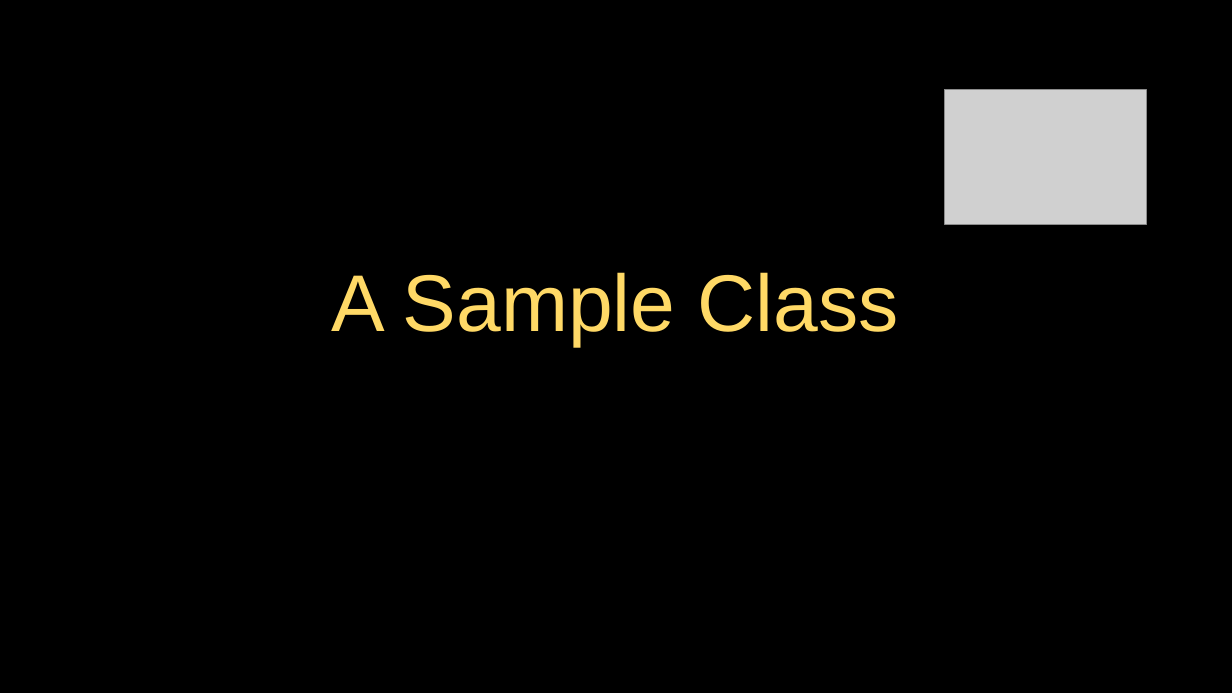
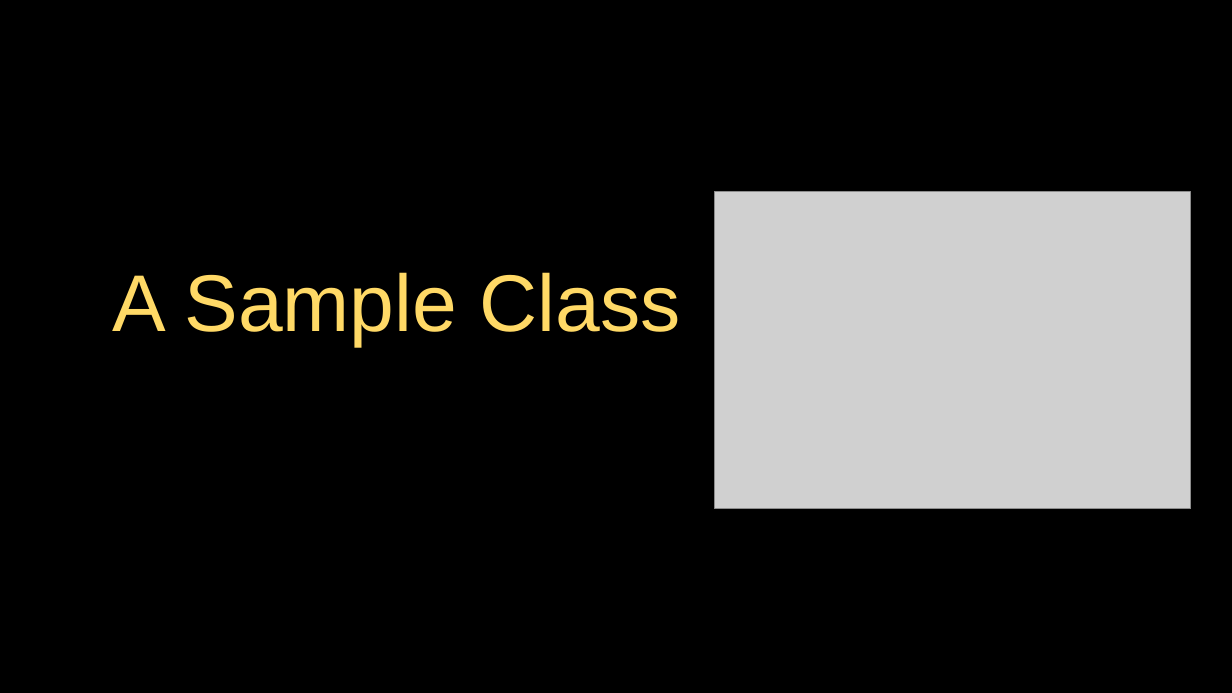
Before and after one commit to csev/py4e, a slide deck: slide 18 of lectures3/Pythonlearn-14-Objects.pptx (slide 20 before the commit). Drawn at 1232x693 pixels with LibreOffice and Linux fonts; fonts in the diff are those of the drawing; grey boxes stand for pictures. Boxes give left, top, right and bottom in pixels: in the first picture for what was removed or moved away, otherwise in the second. Text is boxed around its words. In the diff, an @@ line names an element or a change of style, - is before the commit and + after.

```diff
--- a/lectures3/Pythonlearn-14-Objects.pptx
+++ b/lectures3/Pythonlearn-14-Objects.pptx
@@ title "A Sample Class": place and size @@
-title "A Sample Class" at [331,272,899,346]
+title "A Sample Class" at [113,272,680,346]
@@ picture: place and size @@
-picture at [945,90,1147,224]
+picture at [715,192,1190,509]
```
Also in this commit, not shown: 9 other slides changed, 5 slides removed, 1 other file.
